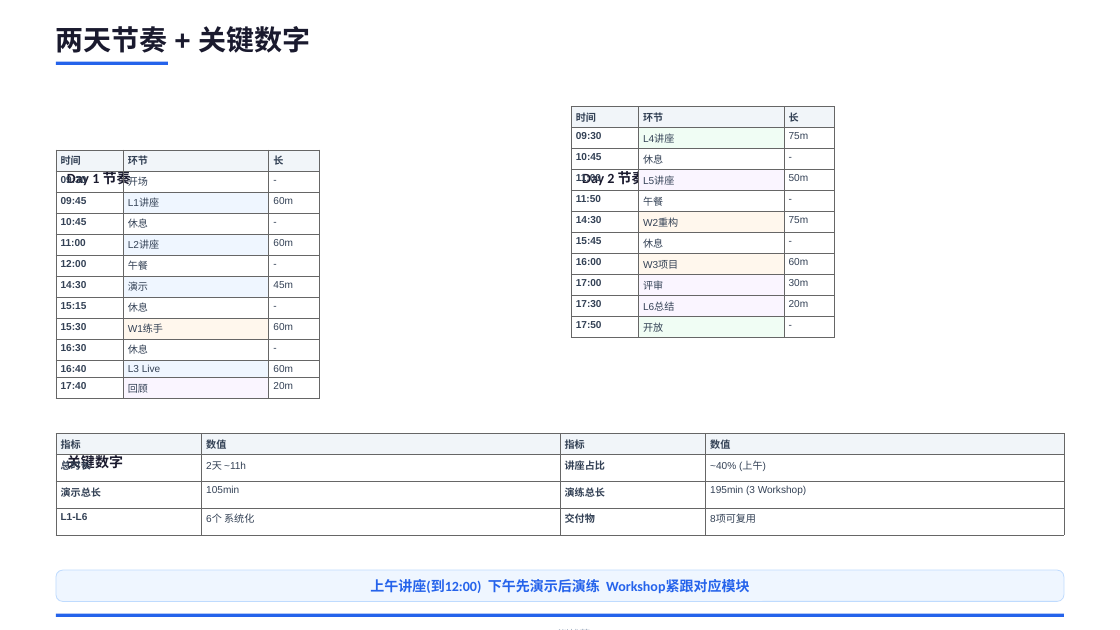
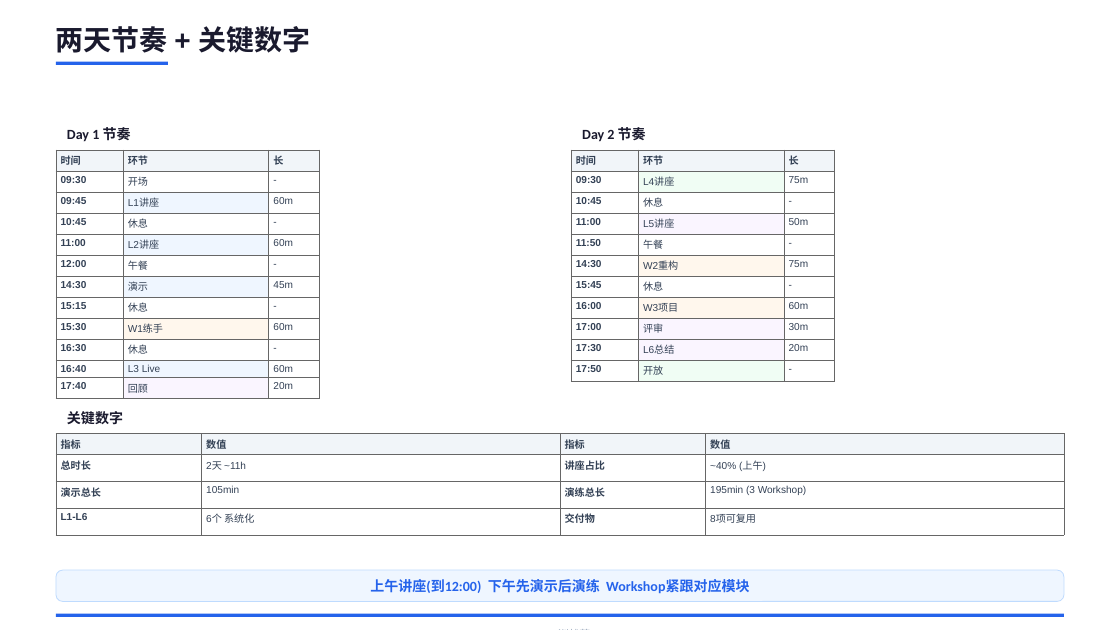
Before and after one commit to JungleTestLabs/ai-coding-training, a slide deck: slide 6 of docs/AI-Native-训战营-介绍与日程.pptx. Drawn at 1120x630 pixels with LibreOffice and Linux fonts; fonts in the diff are those of the drawing. Boxes give left, top, right and bottom in pixels: in the first picture for what was removed or moved away, otherwise in the second. Text is boxed around its words. In the diff, an @@ line names an element or a change of style, - is before the commit and + after.

```diff
--- a/docs/AI-Native-训战营-介绍与日程.pptx
+++ b/docs/AI-Native-训战营-介绍与日程.pptx
@@ table moved from (x1=571, y1=106, x2=834, y2=336) to (x1=571, y1=150, x2=834, y2=379) @@
@@ 3 texts moved together from (x1=67, y1=169, x2=646, y2=471) to (x1=67, y1=127, x2=646, y2=424) @@
```
Also in this commit, not shown: 5 other slides changed.
